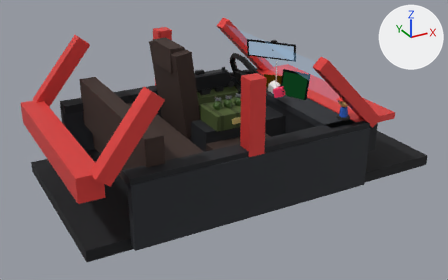
An edit to the glTF model apex-rogue/models/cockpit_interior.glb, drawn before and after from the same camera.
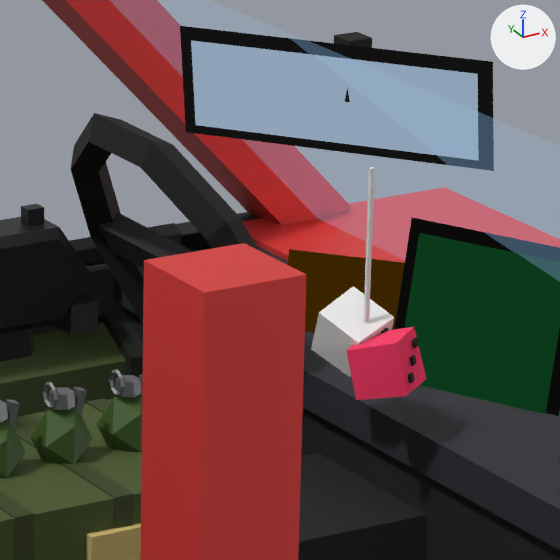
Old and new are each drawn whole from a 50 mm camera at (-27.59, -46.83, 27.06) aimed at (-2.24, -0.74, 4.02) and again close up on the part from 49% to 68% of the width and 12% to 44% of the height. Every picture has the same lights, and +X, +Y and +Z are marked at upper right. The first two pictures are the older version. Where no turn or scale is listed for an object, it has been applied to the vertices.
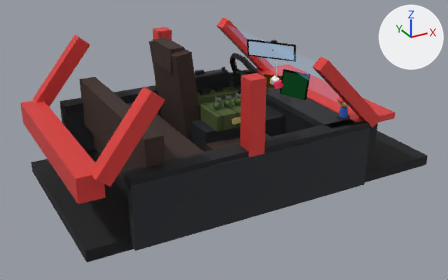
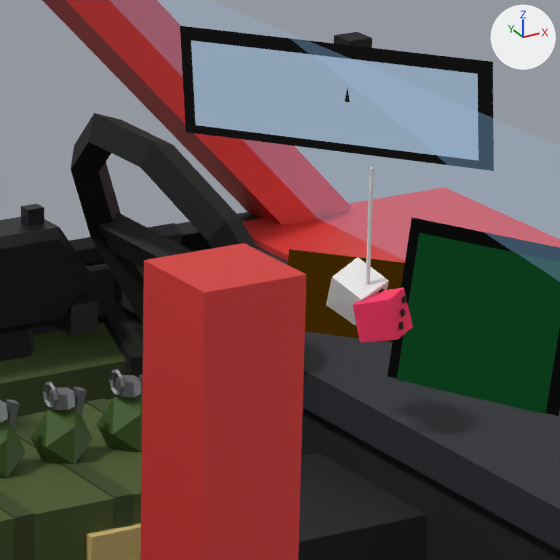
ob_fuzzy_dice is not drawn itself; it is the parent of ob_mesh_29, ob_node_39, ob_node_46.

Patch to the scene script:
```diff
--- a/apex-rogue/models/cockpit_interior.glb.py
+++ b/apex-rogue/models/cockpit_interior.glb.py
@@ ob_fuzzy_dice @@
 ob_fuzzy_dice.location = (3.2, -0.9, 10.8)
+ob_fuzzy_dice.scale = (0.75, 0.75, 0.75)
```

What differs and where, as boxes (x1, y1, x2, y2) in the close-ups (560 x 560 px):
'Mesh_36', rescaled (25% narrower, 23% shorter)
    before: (346, 327, 426, 400)
    after: (353, 287, 413, 343)
'Mesh_30', rescaled (24% narrower, 24% shorter)
    before: (311, 286, 394, 377)
    after: (326, 257, 389, 326)
'Mesh_29', rescaled (25% narrower, 25% shorter)
    before: (364, 167, 375, 321)
    after: (366, 168, 374, 283)
'Mesh_38', rescaled
    before: (410, 355, 417, 366)
    after: (400, 309, 406, 317)
'Mesh_37', rescaled (25% narrower, 25% shorter)
    before: (408, 372, 415, 383)
    after: (399, 322, 404, 330)
'Mesh_39', rescaled
    before: (412, 338, 419, 348)
    after: (402, 296, 407, 304)
'Mesh_33', rescaled
    before: (381, 327, 388, 333)
    after: (378, 288, 384, 292)
